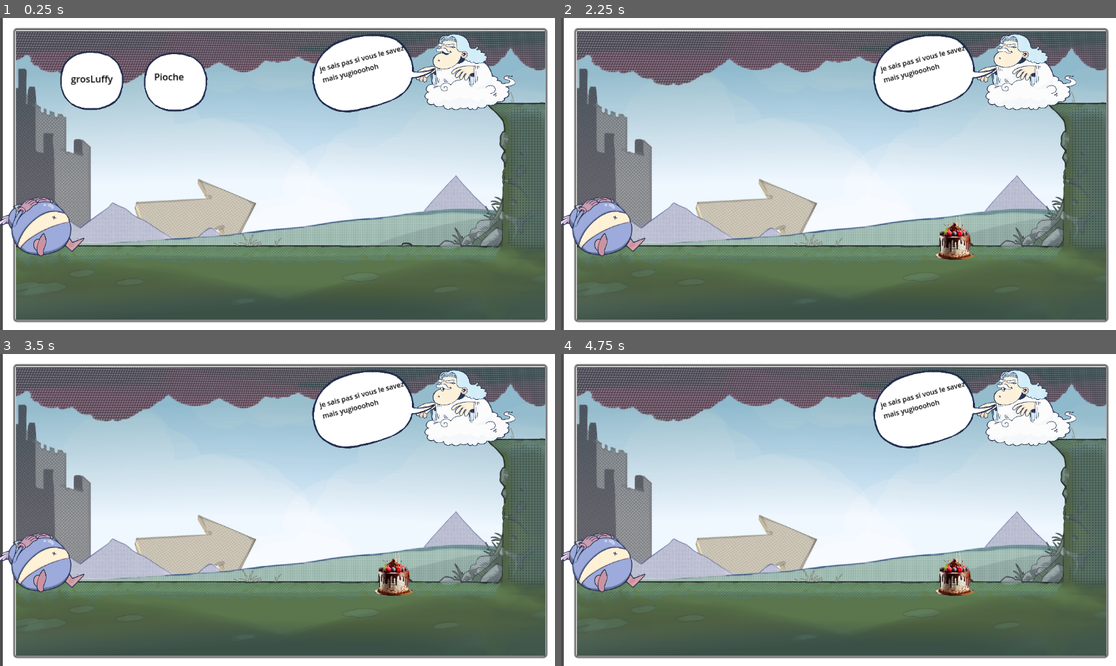
Above: before the commit, frames 1-4 (two rows, left to right).
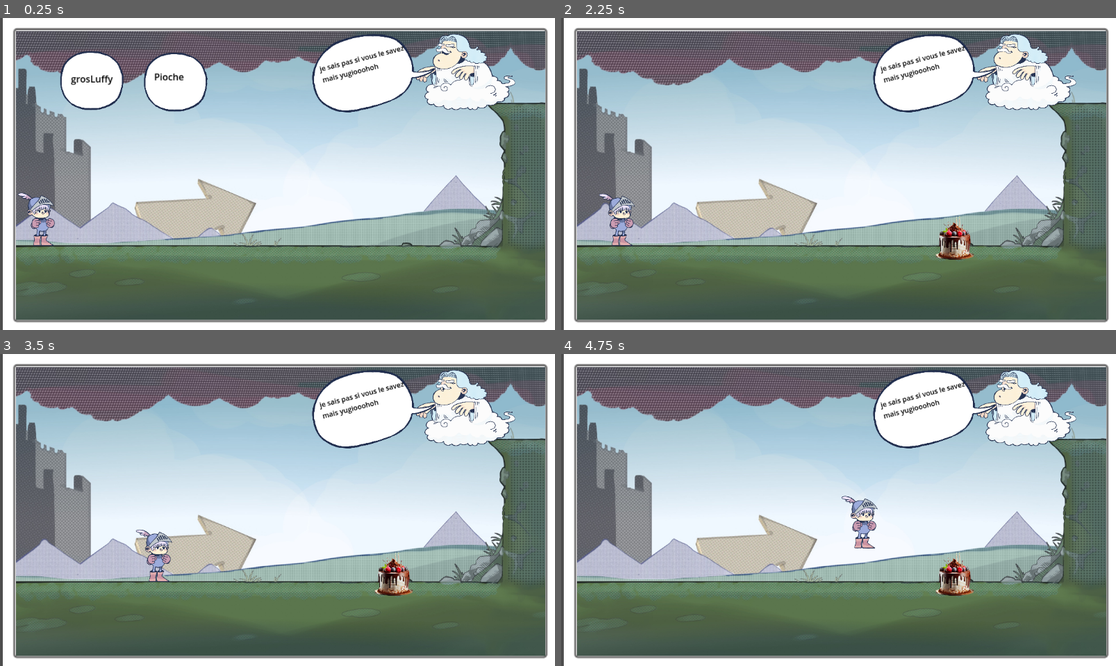
Above: after the commit, the same moments.

Repository: Iniang45/jam
Game: Godot game, scene res://Scenes/Main/main.tscn
Two runs of this game, one before a commit and one after it. Both use one fixed random seed, a clock stepped at 60 frames per second and the inputs below.
Inputs (mouse positions are in pixels of both pictures, inside the frame that each line leads up to):
- Up to frame 1 (0.25 s): no input
- Up to frame 2 (2.25 s): click "Pioche" at 0.5 s; click "grosLuffy" at 1.25 s; move the mouse to (960, 158) at 2.02 s; hold D (Right) from 2.03 s (still down); click (960, 158) at 2.1 s
- Up to frame 3 (3.5 s): tap Space (Jump) at 2.27, 3.02 s; move the mouse to (166, 525) at 2.77 s; release D (Right) at 2.78 s; hold W (Down) from 2.78 s (still down); click (166, 525) at 2.85 s
- Up to frame 4 (4.75 s): move the mouse to (894, 441) at 3.52 s; release W (Down) at 3.53 s; hold D (Right) 3.53-4.28 s; click (894, 441) at 3.6 s; move the mouse to (810, 572) at 4.27 s; hold Z (Up) from 4.28 s (still down); click (810, 572) at 4.35 s; tap Space (Jump) at 4.52 s

The runs differ from the first frame. In frame 1, 1.7% of the frame differs, in the area x 0-16%, y 55-77%; in frame 2, 1.8%; in frame 3, 2.2%; in frame 4, 2.3%, in the area x 0-58%, y 45-77%.
Error in both runs: Invalid assignment of property or key 'visible' with value of type 'bool' on a base object of type 'null instance'. (res://Scenes/Main/main.gd:18)

Commit message:
liberez moi et je vous accorderai une réduction monstrueuse

Diff:
--- a/player.tscn
+++ b/player.tscn
@@ -105,7 +105,11 @@
 radius = 58.0
 height = 192.0
 
-[node name="Player" type="Area2D"]
+[sub_resource type="SegmentShape2D" id="SegmentShape2D_nrmue"]
+a = Vector2(170, -8)
+b = Vector2(-30, -6)
+
+[node name="Player" type="CharacterBody2D"]
 position = Vector2(554, 289)
 scale = Vector2(0.5, 0.5)
 collision_mask = 6
@@ -121,5 +125,11 @@
 position = Vector2(2, -114)
 shape = SubResource("CapsuleShape2D_s3tls")
 
-[connection signal="body_shape_entered" from="." to="." method="_on_body_shape_entered"]
-[connection signal="animation_looped" from="PlayerSprite" to="." method="_on_player_sprite_animation_looped"]
+[node name="Area2D" type="Area2D" parent="."]
+
+[node name="CollisionShape2D" type="CollisionShape2D" parent="Area2D"]
+position = Vector2(-58, 104)
+shape = SubResource("SegmentShape2D_nrmue")
+
+[node name="RayCast2D" type="RayCast2D" parent="."]
+target_position = Vector2(4, 84)
Not shown: 1 places in player.tscn that only renumber resources
